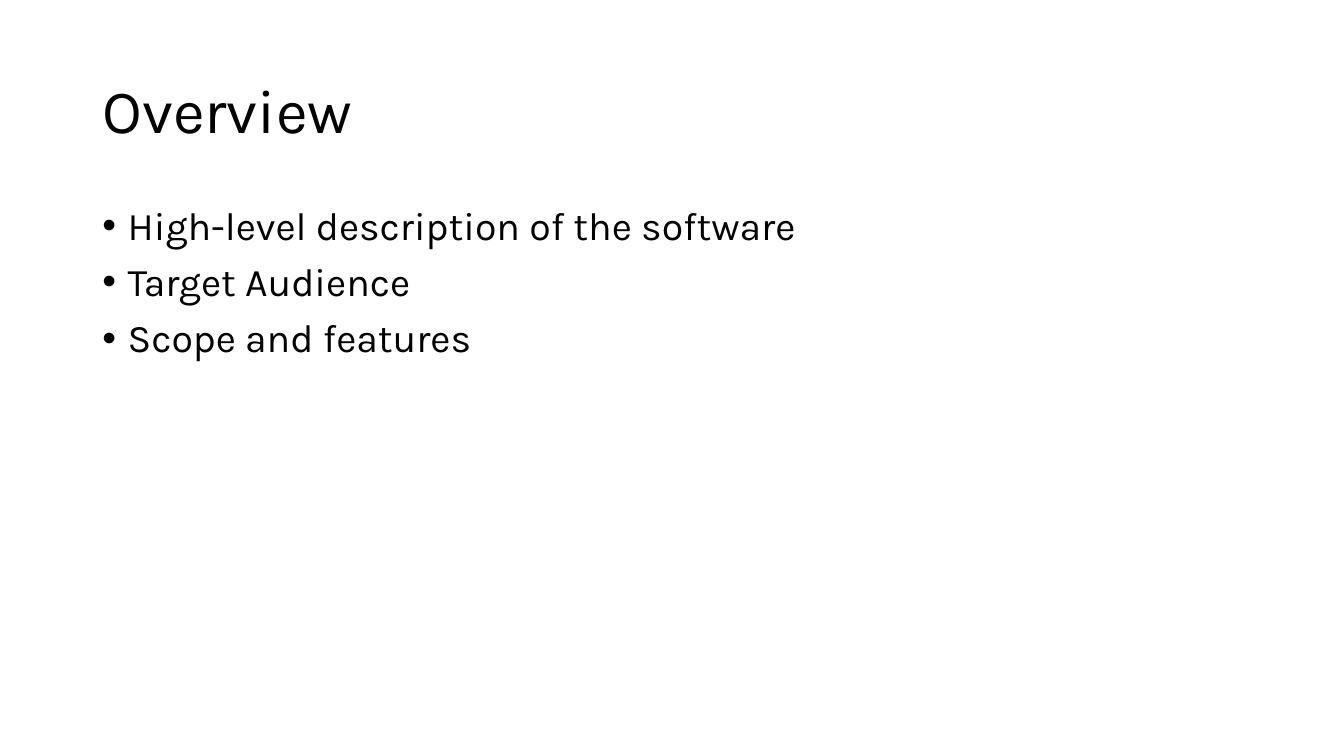
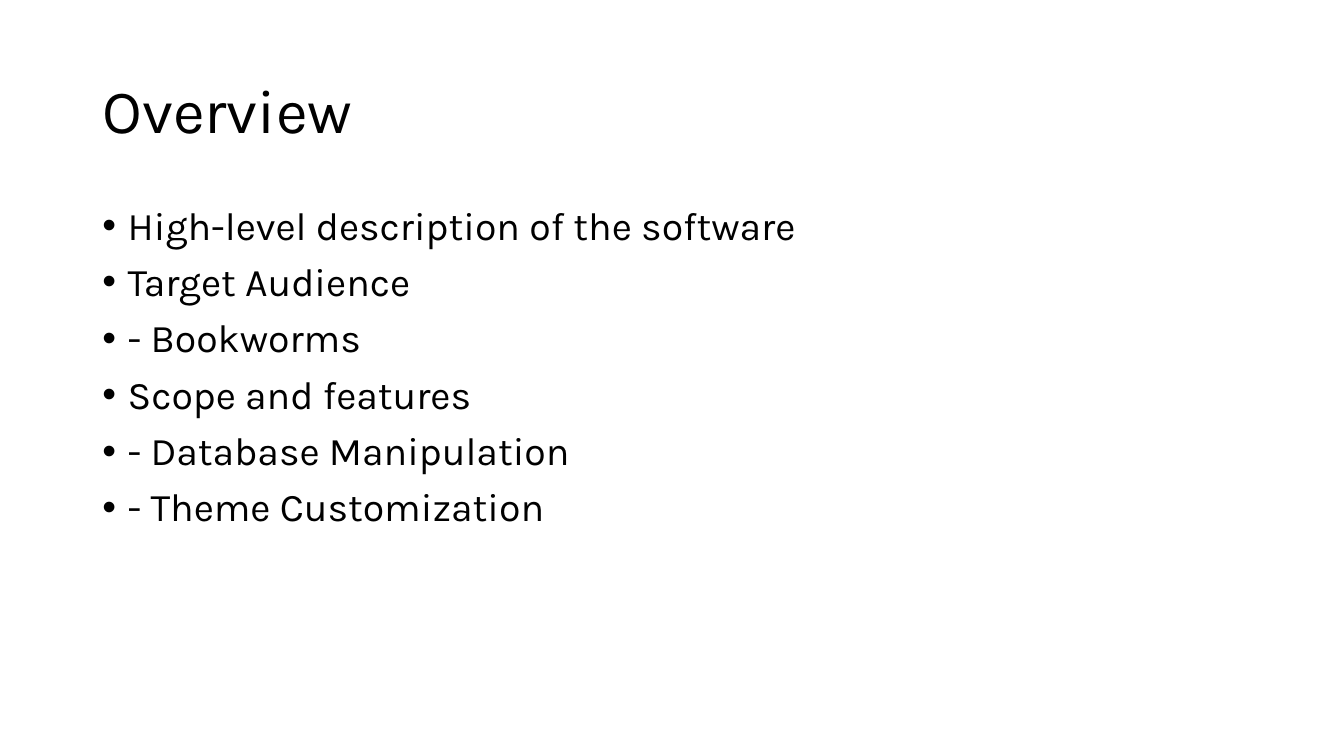
Before and after one commit to WakeTechBrandon/Bombastic-Bookstore, a slide deck: slide 3 of ProjectPresentation.pptx. Drawn at 1344x756 pixels with LibreOffice and Linux fonts; fonts in the diff are those of the drawing. Boxes give left, top, right and bottom in pixels: in the first picture for what was removed or moved away, otherwise in the second. Text is boxed around its words. In the diff, an @@ line names an element or a change of style, - is before the commit and + after.

```diff
--- a/ProjectPresentation.pptx
+++ b/ProjectPresentation.pptx
@@ text at box(151, 325, 361, 353): paragraph added @@
+• - Bookworms
@@ text at box(151, 438, 570, 522): paragraphs added @@
+• - Database Manipulation
+• - Theme Customization
```
Also in this commit, not shown: 3 other slides changed.
